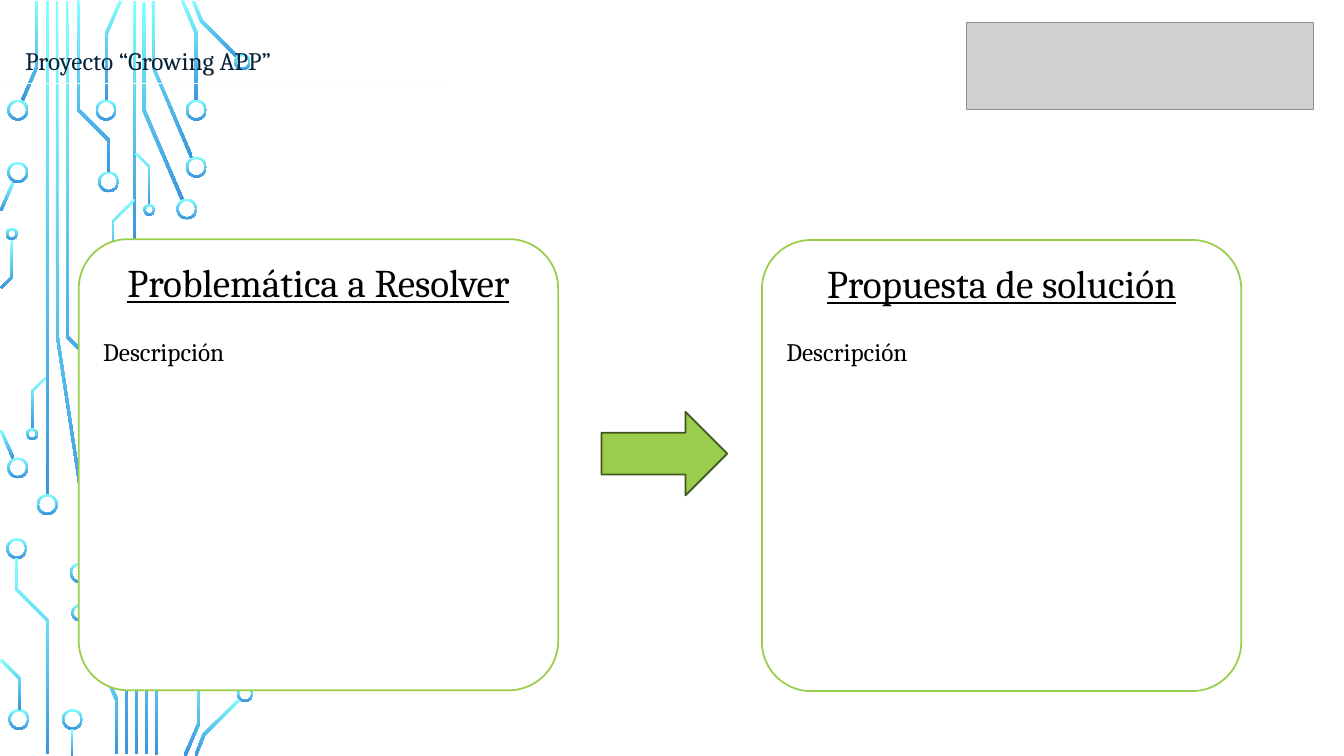
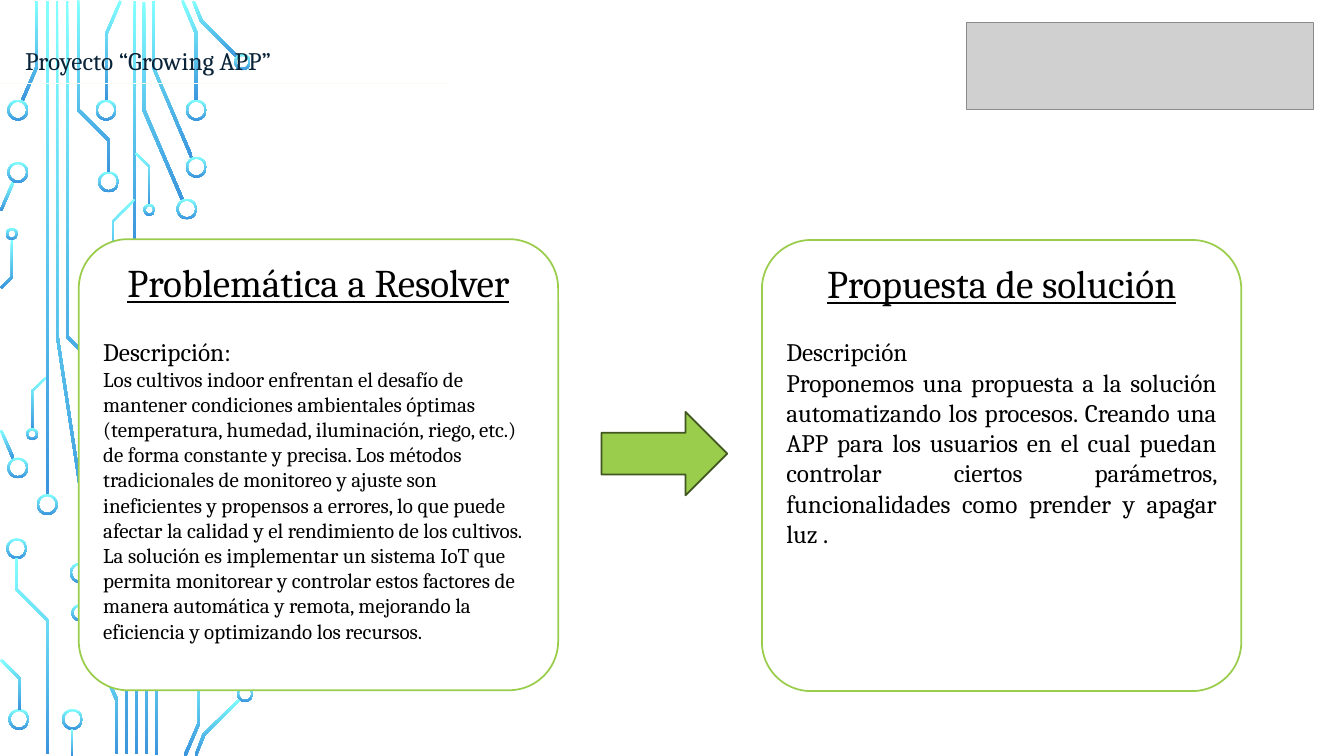
Before and after one commit to DiegoFarias19/GrowingAPP, a slide deck: slide 3 of Entrega Grupal/Presentacion EA1.pptx. Drawn at 1344x756 pixels with LibreOffice and Linux fonts; fonts in the diff are those of the drawing; grey boxes stand for pictures; background and template pictures are left out. Boxes give left, top, right and bottom in pixels: in the first picture for what was removed or moved away, otherwise in the second. Text is boxed around its words. In the diff, an @@ line names an element or a change of style, - is before the commit and + after.

```diff
--- a/Entrega Grupal/Presentacion EA1.pptx
+++ b/Entrega Grupal/Presentacion EA1.pptx
@@ text in rounded rectangle at (103,372,522,644): text changed; size 18 to 15 pt @@
-Descripción
+Descripción:
+Los cultivos indoor enfrentan el desafío de mantener condiciones ambientales óptimas (temperatura, humedad, iluminación, riego, etc.) de forma constante y precisa. Los métodos tradicionales de monitoreo y ajuste son ineficientes y propensos a errores, lo que puede afectar la calidad y el rendimiento de los cultivos. La solución es implementar un sistema IoT que permita monitorear y controlar estos factores de manera automática y remota, mejorando la eficiencia y optimizando los recursos.
@@ text in rounded rectangle at (786,374,1218,543): paragraph added @@
+Proponemos una propuesta a la solución automatizando los procesos. Creando una APP para los usuarios en el cual puedan controlar ciertos parámetros, funcionalidades como prender y apagar luz .
```
Also in this commit, not shown: 1 other slide changed.
